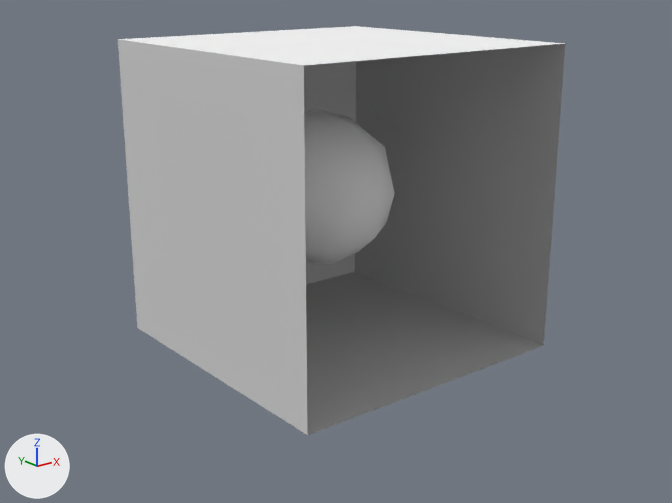
Two versions of the OBJ model resources/models/cornell/icosphere-glass.obj, one commit apart.
Both versions are drawn from a camera (50 mm lens) standing at (-3.74, -4.68, 2.49) and looking at (-0.07, -0.09, 0.65). The axes (+X, +Y, +Z) are drawn at lower left. The lights are the same throughout. Where no turn or scale is listed for an object, it has been applied to the vertices.

Objects in the first picture: 'Icosphere', 'Walls'.
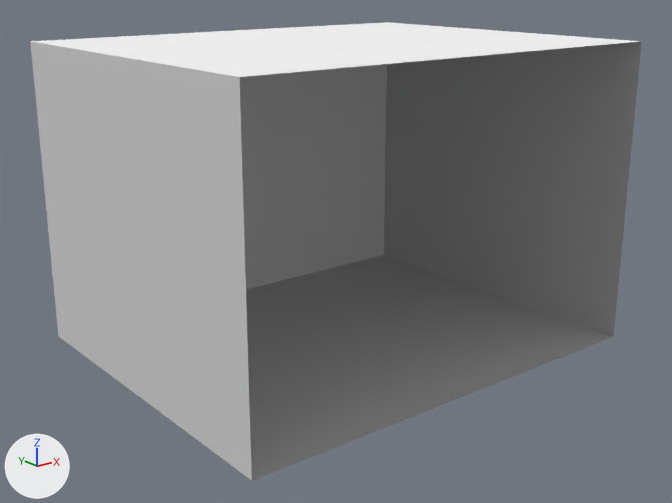
The change in detail:
In material 'Glass' (mat_glass), alpha goes from 1.0 to 0.0.
me_walls has 8 vertices, 10 faces and spans x -1.0..1.0, y -1.0..1.0, z 0.0..2.0.
me_walls is used by ob_walls; location (0.0, 0.0, 0.0).
me_walls part 1: the whole mesh is scaled about its middle by (1.5, 1.2, 1).

Pixel boxes (x1, y1, x2, y2) of what changed, in the pictures (672 x 503 px):
'Walls', mesh rescaled (37% wider, 12% taller)
    before: (118, 26, 566, 435)
    after: (30, 22, 642, 480)
'Icosphere', surface changed
    both: (243, 113, 395, 263)
